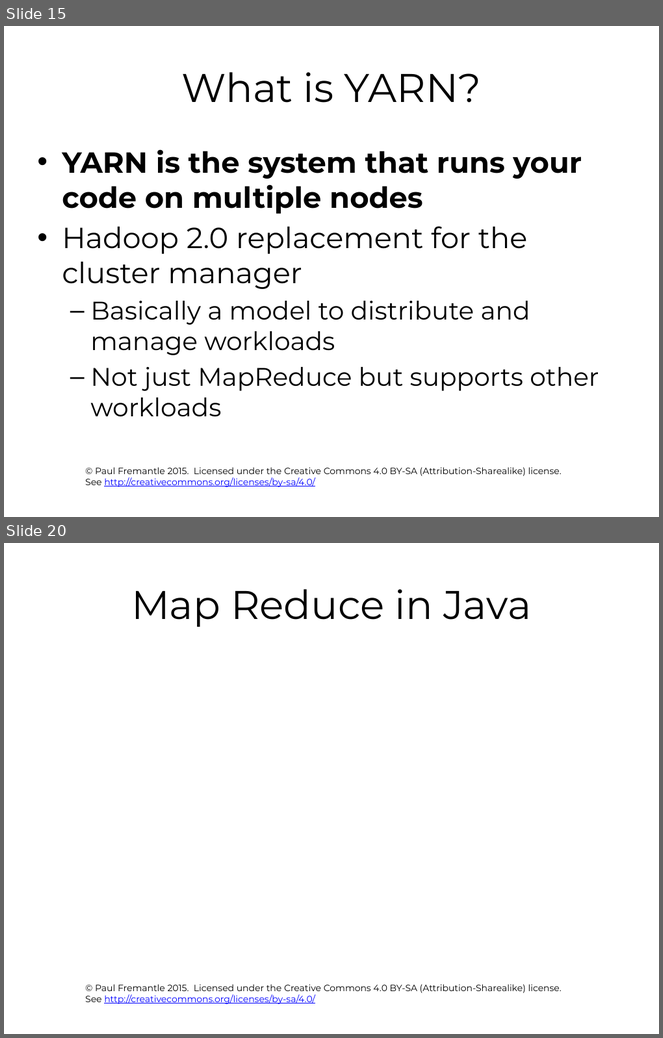
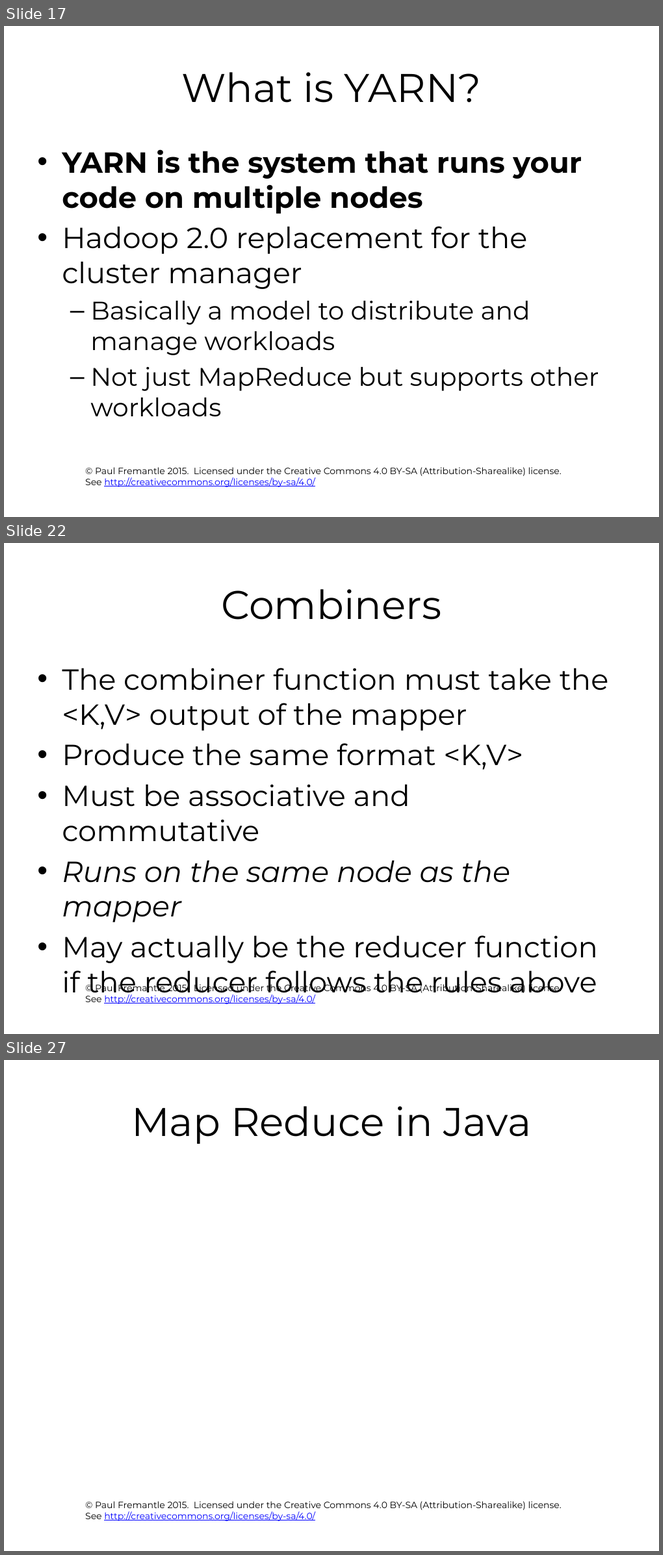
Before and after one commit to pzfreo/ox-clo, a slide deck: pres-source/05-hadoop.pptx. Shown one above the other, each under a label of ours: slides 15 and 20 before the commit, slides 17, 22 and 27 after it; the slides between them are not shown. The pictures are 663x1038 and 663x1555 pixels, drawn with LibreOffice and Linux fonts; fonts in the diff are those of the drawing; background and template pictures are left out. Boxes give left, top, right and bottom in pixels: in the first picture for what was removed or moved away, otherwise in the second. Text is boxed around its words. In the diff, an @@ line names an element or a change of style, - is before the commit and + after.

```diff
--- a/pres-source/05-hadoop.pptx
+++ b/pres-source/05-hadoop.pptx
@@ slide 22 added at (x1=4, y1=543, x2=659, y2=1034), background #FFFFFF; not listed: 1 template element that a slide beside it also shows @@
@@ title added at (x1=221, y1=589, x2=441, y2=620), 44 pt, text #000000 @@
+Combiners
@@ text added at (x1=62, y1=668, x2=609, y2=1000), 32 pt, text #000000 @@
+• The combiner function must take the <K,V> output of the mapper
+• Produce the same format <K,V>
+• Must be associative and commutative
+• Runs on the same node as the mapper
+• May actually be the reducer function if the reducer follows the rules above
@@ what was slide 15 is now slide 17 @@
@@ what was slide 20 is now slide 27 @@
```
Also in this commit, not shown: 8 slides changed, 6 other slides added, 1 slide removed.
